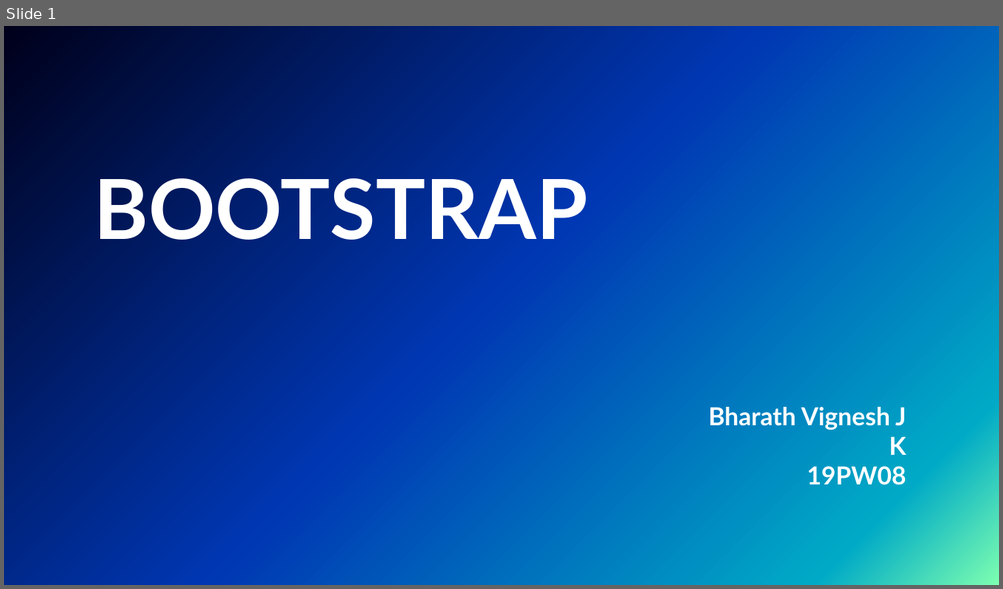
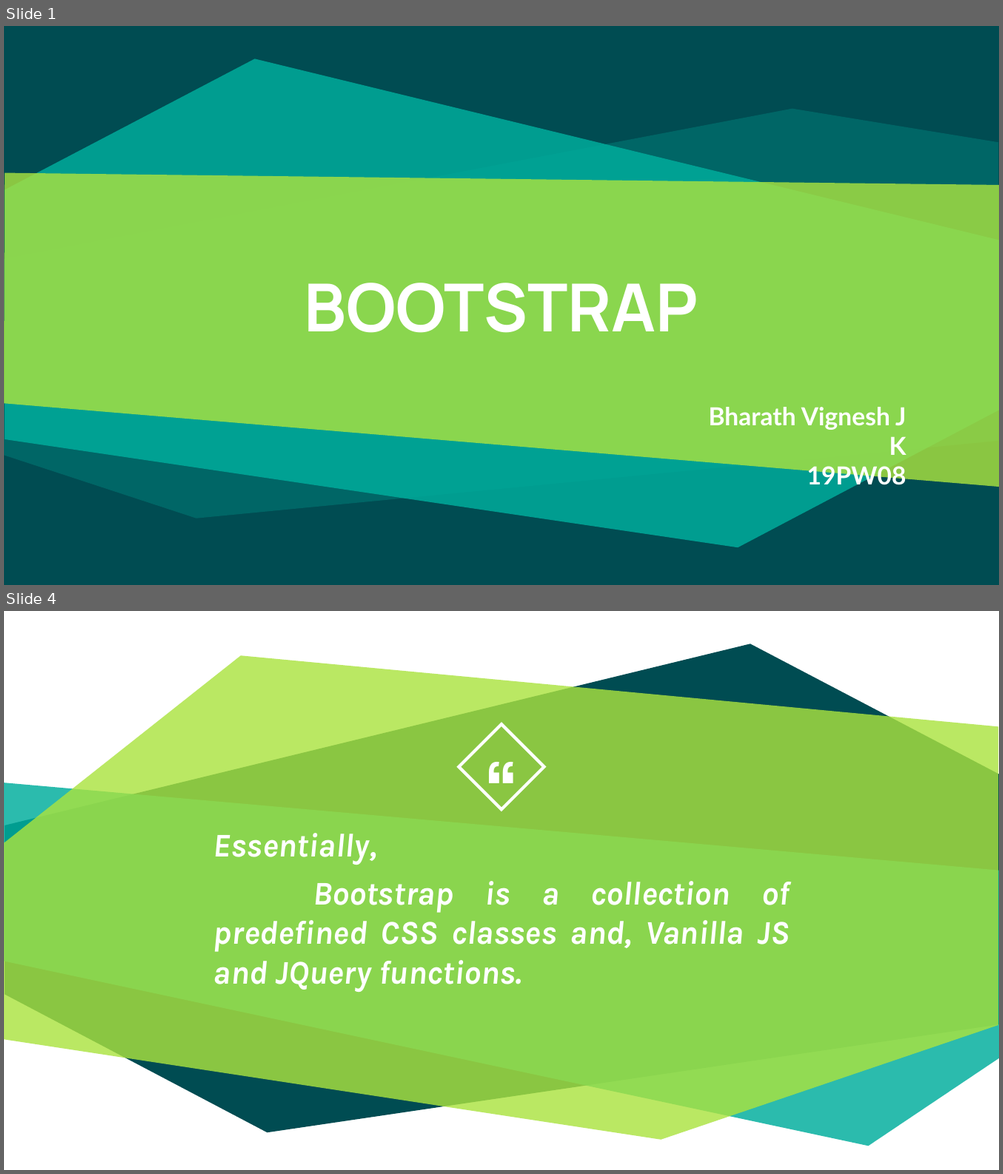
Before and after one commit to RazCrimson/Lab_Main, a slide deck: Sem 2/Web development Lab/Class/Bootstrap.pptx. Shown one above the other, each under a label of ours: slide 1 before the commit, slides 1 and 4 after it; the slides between them are not shown. The pictures are 1003x589 and 1003x1174 pixels, drawn with LibreOffice and Linux fonts; fonts in the diff are those of the drawing; background and template pictures are left out. Boxes give left, top, right and bottom in pixels: in the first picture for what was removed or moved away, otherwise in the second. Text is boxed around its words. In the diff, an @@ line names an element or a change of style, - is before the commit and + after.

```diff
--- a/Sem 2/Web development Lab/Class/Bootstrap.pptx
+++ b/Sem 2/Web development Lab/Class/Bootstrap.pptx
@@ slide 4 added at [4, 611, 999, 1170], background #FFFFFF @@
@@ freeform shape added at [5, 644, 999, 1133], fill #004C52 @@
@@ freeform shape added at [4, 655, 998, 1140], fill #ABE33F at 81% opacity @@
@@ text added at [395, 729, 608, 800], 60 pt, text #FFFFFF, bold @@
+“
@@ diamond added at [458, 724, 544, 810], outline #FFFFFF 2.25 pt @@
@@ freeform shape added at [4, 783, 999, 1146], fill #00AE9D at 83% opacity @@
@@ text added at [213, 833, 789, 992], 24 pt, text #FFFFFF, bold, italic @@
+Essentially,
+Bootstrap is a collection of predefined CSS classes and, Vanilla JS and JQuery functions.
@@ slide 1 changed as well @@
@@ background picture (left out) to #004C52 @@
@@ freeform shape added at [5, 59, 999, 548], fill #00AE9D at 83% opacity @@
@@ freeform shape added at [4, 109, 998, 518], fill #00AE9D at 27% opacity @@
@@ freeform shape added at [4, 173, 999, 488], fill #ABE33F at 81% opacity @@
@@ title "BOOTSTRAP": place and size @@
-title "BOOTSTRAP" at [94, 167, 588, 254]
+title "BOOTSTRAP" at [304, 283, 698, 333]
@@ title "BOOTSTRAP" at [304, 283, 698, 333]: size 60 to 48 pt, font Lato to Manrope; alignment left to centre; vertical alignment top to middle @@
```
Also in this commit, not shown: 6 other slides changed, 9 other slides added, 4 slides removed, 32 other files.
